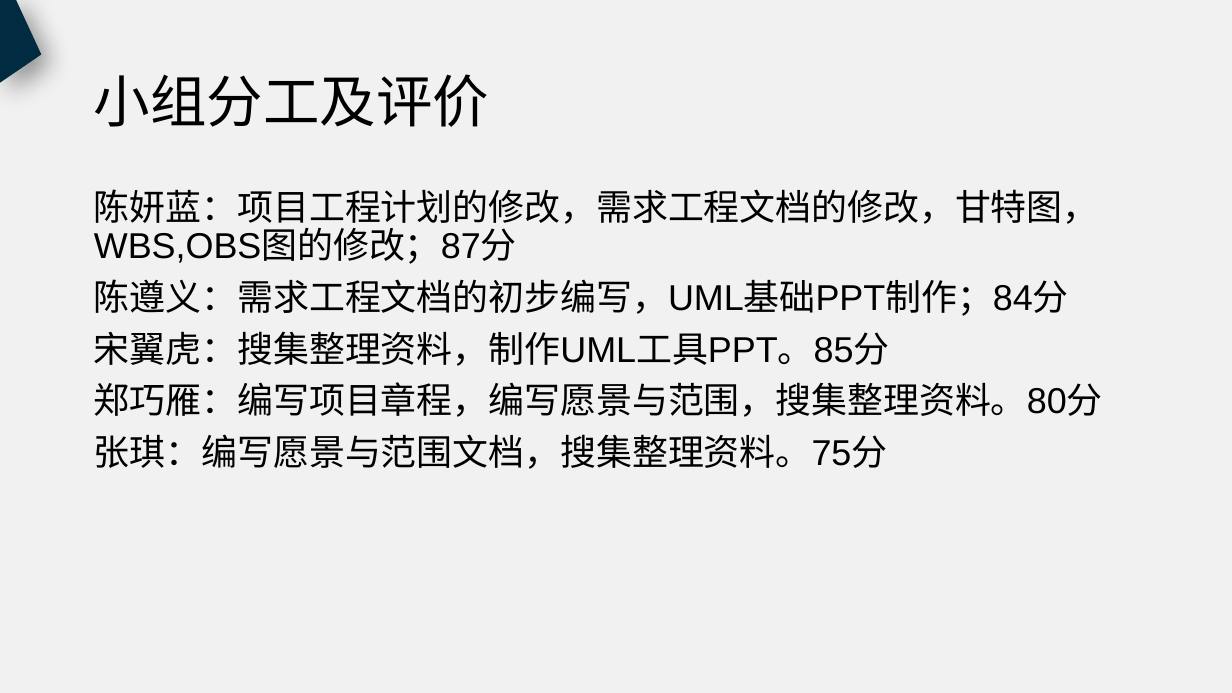
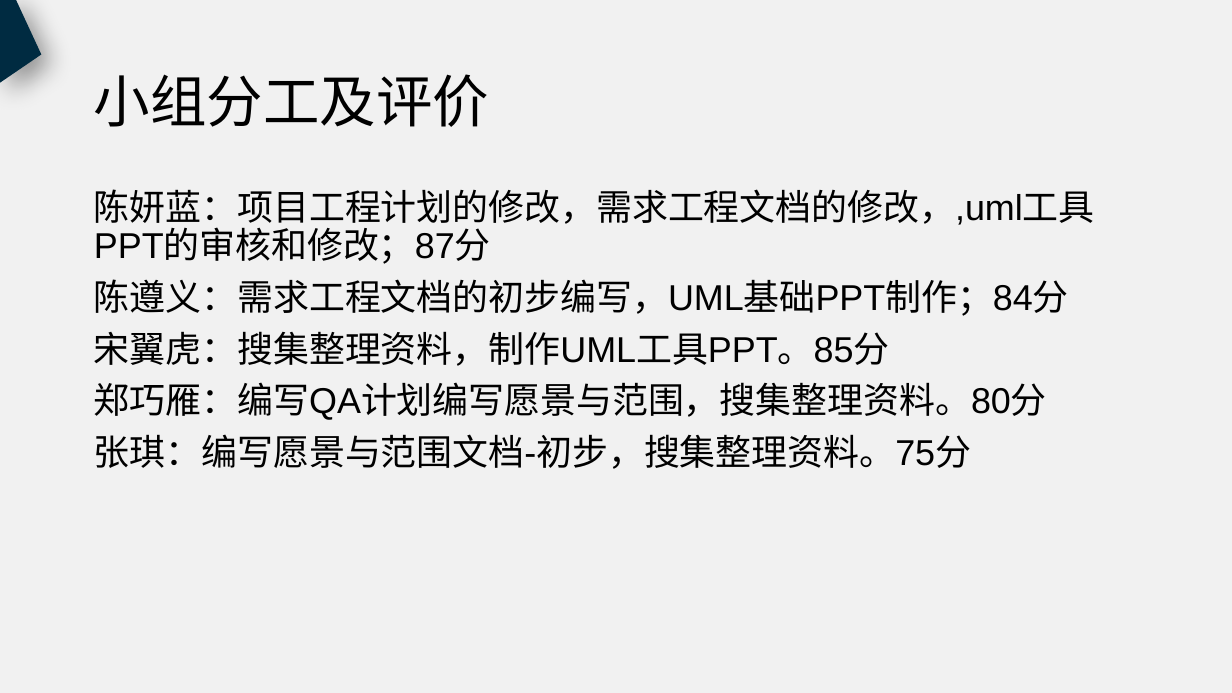
Before and after one commit to PRD2018-G18/PRD2018, a slide deck: slide 49 of 非受控文档/过程文档/UML工具/UML工具.pptx (slide 59 before the commit). Drawn at 1232x693 pixels with LibreOffice and Linux fonts; fonts in the diff are those of the drawing. Boxes give left, top, right and bottom in pixels: in the first picture for what was removed or moved away, otherwise in the second. Text is boxed around its words. In the diff, an @@ line names an element or a change of style, - is before the commit and + after.

Commit message:
UML工具PPT的修改，审核

```diff
--- a/非受控文档/过程文档/UML工具/UML工具.pptx
+++ b/非受控文档/过程文档/UML工具/UML工具.pptx
@@ text at (94, 189, 1095, 264): text changed @@
-陈妍蓝：项目工程计划的修改，需求工程文档的修改，甘特图，WBS,OBS图的修改；87分
+陈妍蓝：项目工程计划的修改，需求工程文档的修改，,uml工具PPT的审核和修改；87分
@@ text at (94, 382, 1047, 469): text changed @@
-郑巧雁：编写项目章程，编写愿景与范围，搜集整理资料。80分
-张琪：编写愿景与范围文档，搜集整理资料。75分
+郑巧雁：编写QA计划编写愿景与范围，搜集整理资料。80分
+张琪：编写愿景与范围文档-初步，搜集整理资料。75分
```
Also in this commit, not shown: 15 other slides changed, 5 slides added, 15 slides removed.
